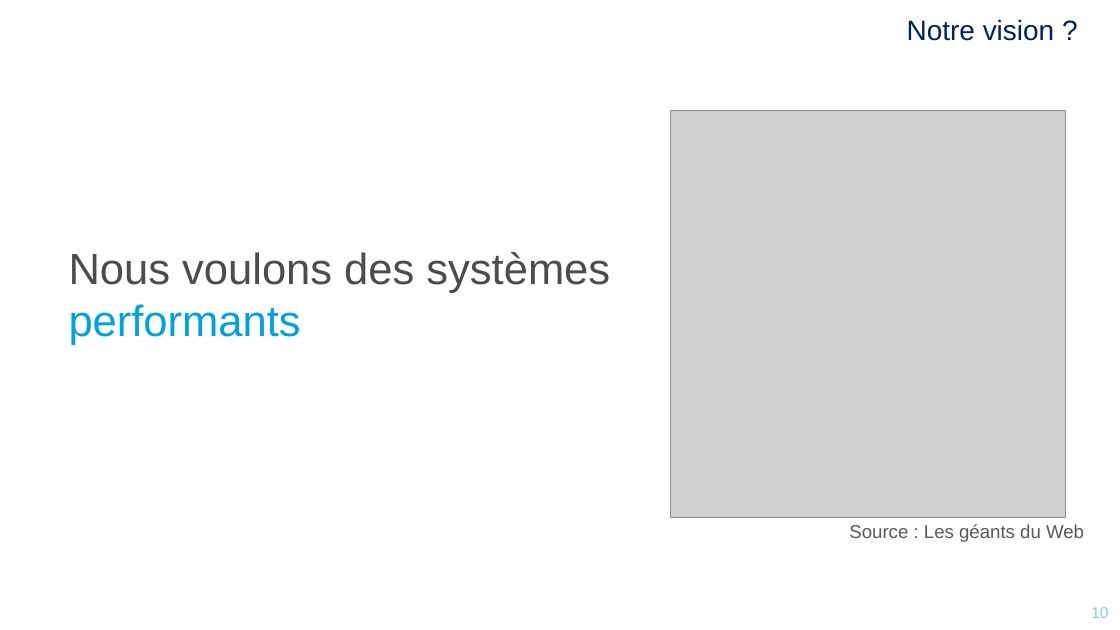
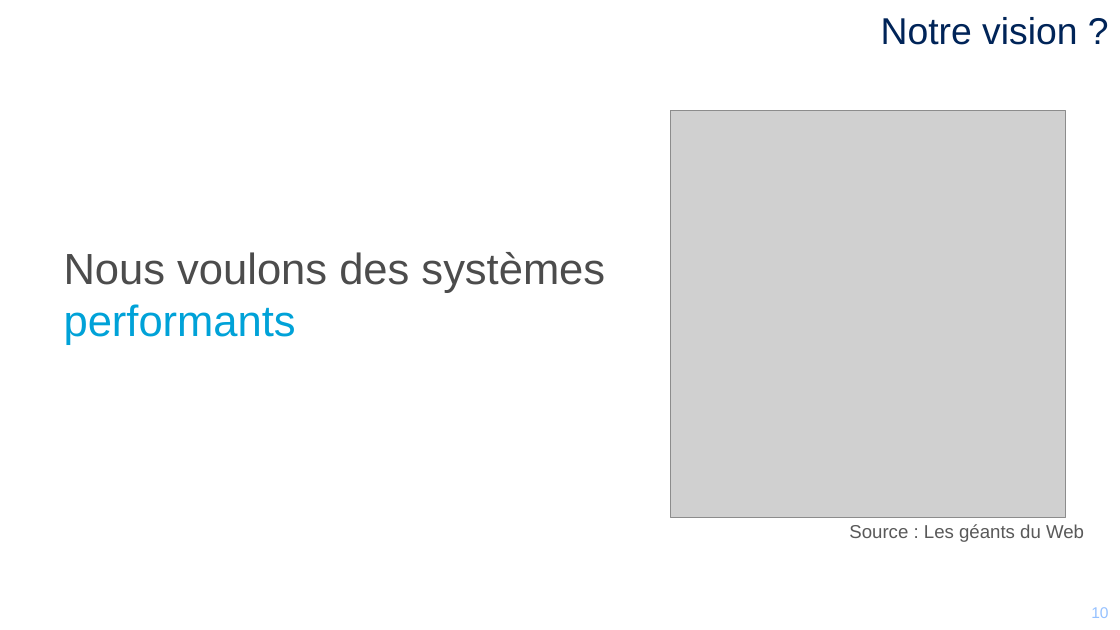
Before and after one commit to mikrob/perfuniversity, a slide deck: slide 10 of PerfUniversity.pptx. Drawn at 1120x630 pixels with LibreOffice and Linux fonts; fonts in the diff are those of the drawing; grey boxes stand for pictures; background and template pictures are left out. Boxes give left, top, right and bottom in pixels: in the first picture for what was removed or moved away, otherwise in the second. Text is boxed around its words. In the diff, an @@ line names an element or a change of style, - is before the commit and + after.

```diff
--- a/PerfUniversity.pptx
+++ b/PerfUniversity.pptx
@@ title "Notre vision ?": place and size @@
-title "Notre vision ?" at <box>907,19,1055,41</box>
+title "Notre vision ?" at <box>881,17,1077,45</box>
@@ title "Notre vision ?" at <box>881,17,1077,45</box>: size 18 to 24 pt @@
@@ text "Nous voulons des systèmes performants": place and size @@
-text "Nous voulons des systèmes performants" at <box>69,252,610,345</box>
+text "Nous voulons des systèmes performants" at <box>64,252,605,345</box>
```
Also in this commit, not shown: 21 other slides changed.
